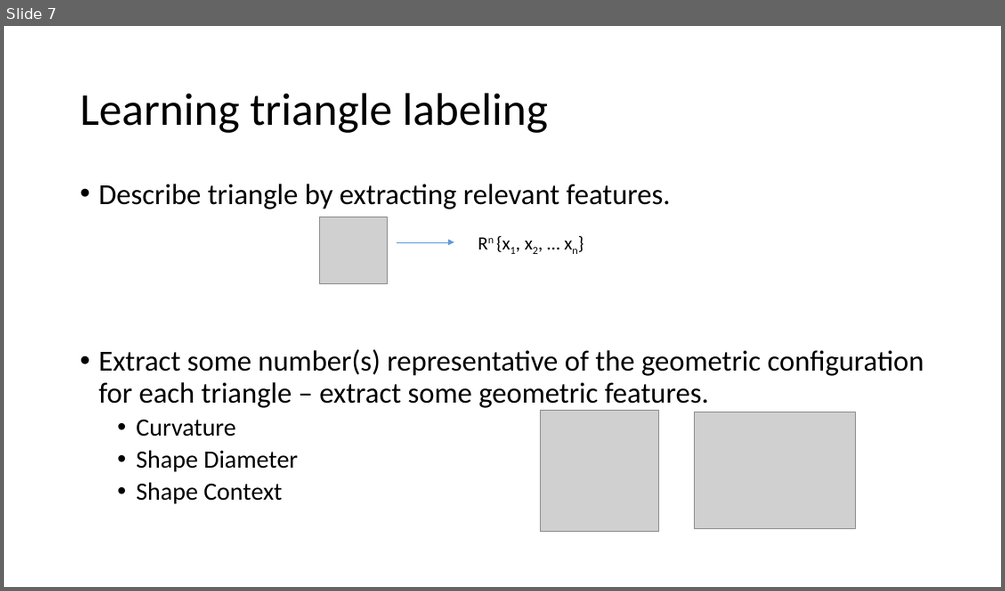
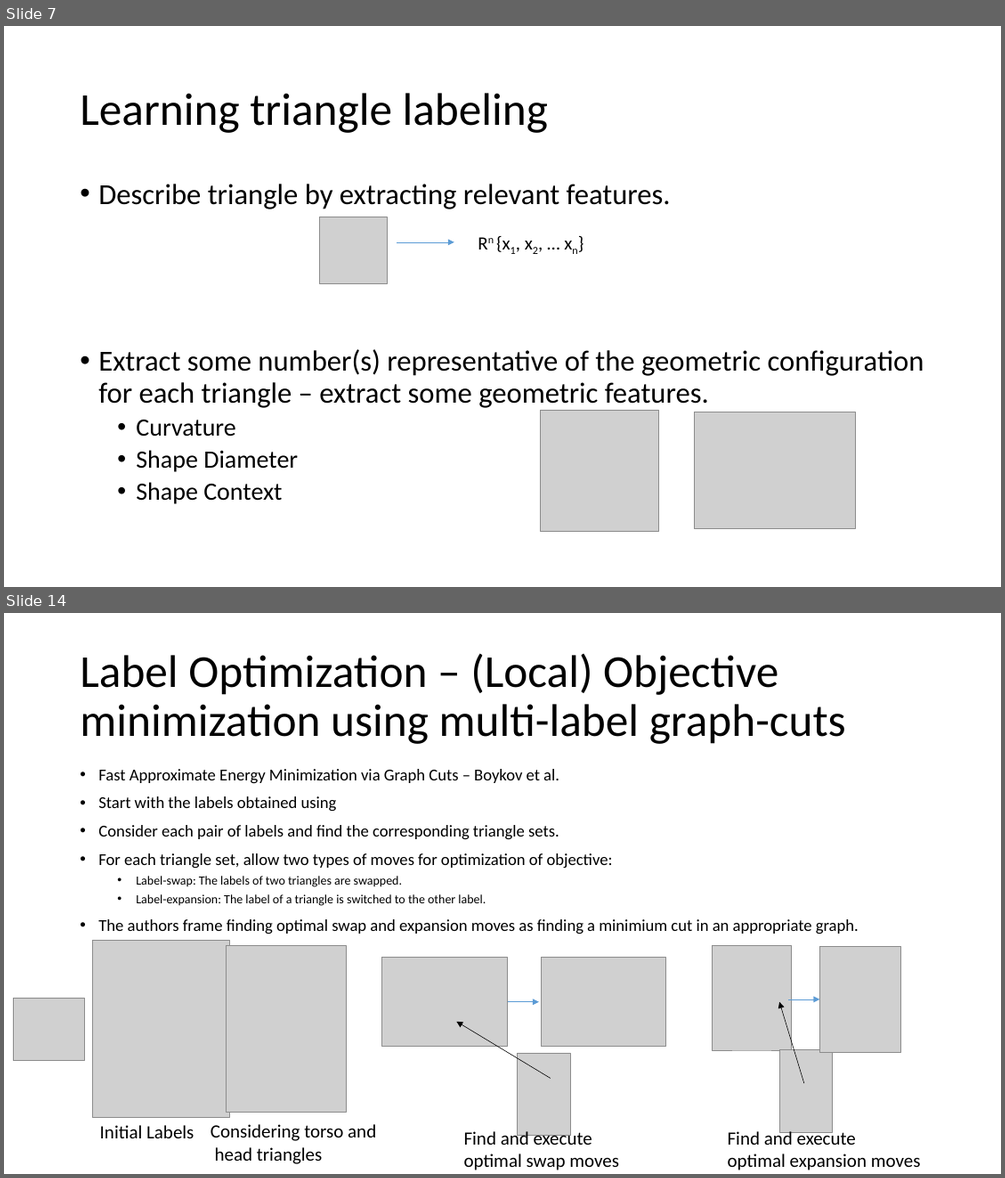
Before and after one commit to indivisibleatom/lectureNotes, a slide deck: sources/Guo_Mesh_Labeling.pptx. Shown one above the other, each under a label of ours: slide 7 before the commit, slides 7 and 14 after it; the slides between them are not shown. The pictures are 1005x591 and 1005x1178 pixels, drawn with LibreOffice and Linux fonts; fonts in the diff are those of the drawing; grey boxes stand for pictures. Boxes give left, top, right and bottom in pixels: in the first picture for what was removed or moved away, otherwise in the second. Text is boxed around its words. In the diff, an @@ line names an element or a change of style, - is before the commit and + after.

Commit message:
Updating presentation on Mesh Labeling:

```diff
--- a/sources/Guo_Mesh_Labeling.pptx
+++ b/sources/Guo_Mesh_Labeling.pptx
@@ slide 14 added at bbox=[4, 613, 1001, 1174], background #FFFFFF @@
@@ title added at bbox=[80, 653, 846, 744], 44 pt, text #000000 @@
+Label Optimization – (Local) Objective minimization using multi-label graph-cuts
@@ text added at bbox=[98, 769, 858, 934], 16 pt, text #000000 @@
+• Fast Approximate Energy Minimization via Graph Cuts – Boykov et al.
+• Start with the labels obtained using
+• Consider each pair of labels and find the corresponding triangle sets.
+• For each triangle set, allow two types of moves for optimization of objective:
+  • Label-swap: The labels of two triangles are swapped.
+  • Label-expansion: The label of a triangle is switched to the other label.
+• The authors frame finding optimal swap and expansion moves as finding a minimium cut in an appropriate graph.
@@ picture added at bbox=[92, 941, 229, 1118] @@
@@ picture added at bbox=[226, 946, 347, 1111] @@
@@ picture added at bbox=[382, 957, 508, 1046] @@
@@ picture added at bbox=[541, 957, 666, 1046] @@
@@ picture added at bbox=[712, 946, 793, 1050] @@
@@ picture added at bbox=[820, 947, 900, 1053] @@
@@ picture added at bbox=[14, 997, 85, 1060] @@
@@ arrow added from (507, 1002) to (539, 1002), #5B9BD5 0.5 pt @@
@@ arrow added from (804, 1083) to (779, 1002), #000000 0.5 pt @@
@@ arrow added from (788, 999) to (820, 999), #5B9BD5 0.5 pt @@
@@ arrow added from (550, 1078) to (456, 1022), #000000 0.5 pt @@
@@ picture added at bbox=[517, 1053, 570, 1135] @@
@@ picture added at bbox=[779, 1050, 833, 1132] @@
@@ text added at bbox=[100, 1125, 194, 1138], 18 pt, text #000000 @@
+Initial Labels
@@ text added at bbox=[210, 1124, 376, 1164], 18 pt, text #000000 @@
+Considering torso and
+head triangles
@@ text added at bbox=[464, 1129, 619, 1170], 18 pt, text #000000 @@
+Find and execute
+optimal swap moves
@@ text added at bbox=[728, 1129, 921, 1170], 18 pt, text #000000 @@
+Find and execute
+optimal expansion moves
```
Also in this commit, not shown: 4 slides changed, 12 other slides added, 1 slide removed.
